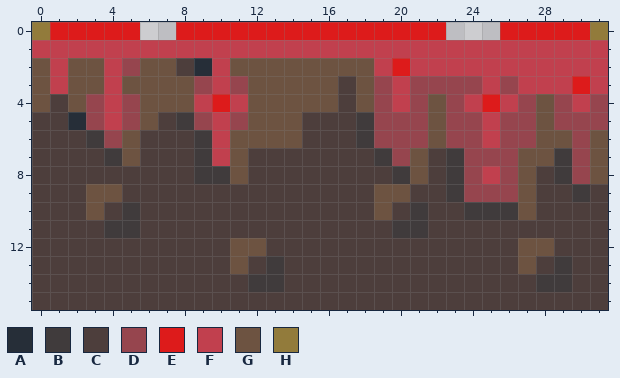
A pixel-art file gets an edit: Working_Files/Art/Tiles/anger.aseprite. The first picture shows the starting point.
32x16 pixels, 1 frame.
Palette (. is transparent): A #262e38  B #403b3c  C #4d3e3c  D #96454e  E #dd1b1b  F #c1404e  G #6d5341  H #927b3b
Pixels before, first column x 0:
 0 HEEEEE..EEEEEEEEEEEEEEE...EEEEEH
 1 FFFFFFFFFFFFFFFFFFFFFFFFFFFFFFFF
 2 GFGGFDGGCAFGGGGGGGGFEFFFFFFFFFFF
 3 GFGGFGGGGDFDGGGGGCGDFDDDDFDFFFEF
 4 GCGDFDGGGFEFGGGGGCGDFDGDFEFDGDFD
 5 CCADFDGCBDFDGGGCCCBDDDGDDFDDGDDD
 6 CCCBDGCCCBFGGGGCCCBDDDGDDFDDGGDG
 7 CCCCBGCCCBFGCCCCCCCBDGCBDDDGGBDG
 8 CCCCCCCCCBBGCCCCCCCCBGCBDFDGCBDG
 9 CCCGGCCCCCCCCCCCCCCGGCCBDDDGCCBC
10 CCCGCBCCCCCCCCCCCCCGCBCCBBBGCCCC
11 CCCCBBCCCCCCCCCCCCCCBBCCCCCCCCCC
12 CCCCCCCCCCCGGCCCCCCCCCCCCCCGGCCC
13 CCCCCCCCCCCGCBCCCCCCCCCCCCCGCBCC
14 CCCCCCCCCCCCBBCCCCCCCCCCCCCCBBCC
15 CCCCCCCCCCCCCCCCCCCCCCCCCCCCCCCC
The same view after the edit:
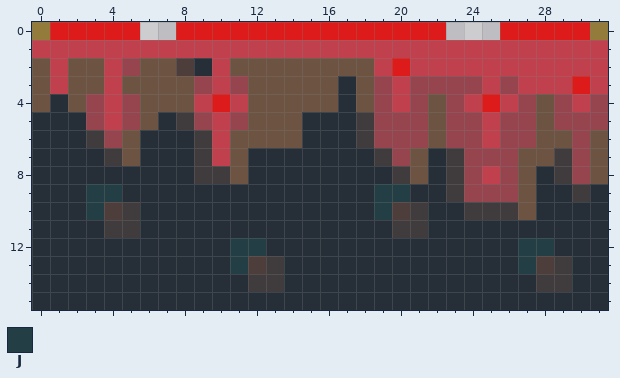
Colours new in this view: J #233f45
The edit:
Changed rows in their new state; - is an unchanged pixel.
first column x 0:
 3 -----------------A--------------
 4 -A---------------A--------------
 5 AA-----A-------AAA--------------
 6 AAA---AAA------AAA--------------
 7 AAAA--AAA---AAAAAAA---A---------
 8 AAAAAAAAA---AAAAAAAA--A-----A---
 9 AAAJJAAAAAAAAAAAAAAJJAA-----AA-A
10 AAAJ--AAAAAAAAAAAAAJ--AA----AAAA
11 AAAA--AAAAAAAAAAAAAA--AAAAAAAAAA
12 AAAAAAAAAAAJJAAAAAAAAAAAAAAJJAAA
13 AAAAAAAAAAAJ--AAAAAAAAAAAAAJ--AA
14 AAAAAAAAAAAA--AAAAAAAAAAAAAA--AA
15 AAAAAAAAAAAAAAAAAAAAAAAAAAAAAAAA
Pixel boxes of the changes (left, top, right, bottom) in both pictures:
changed: (32, 76, 608, 310)
